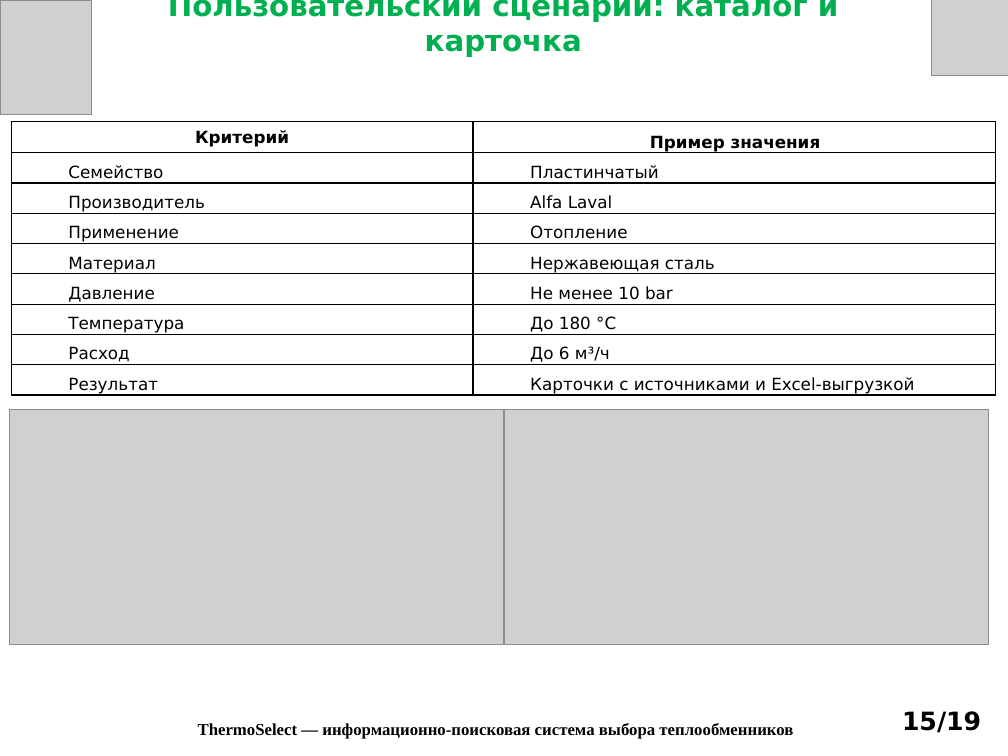
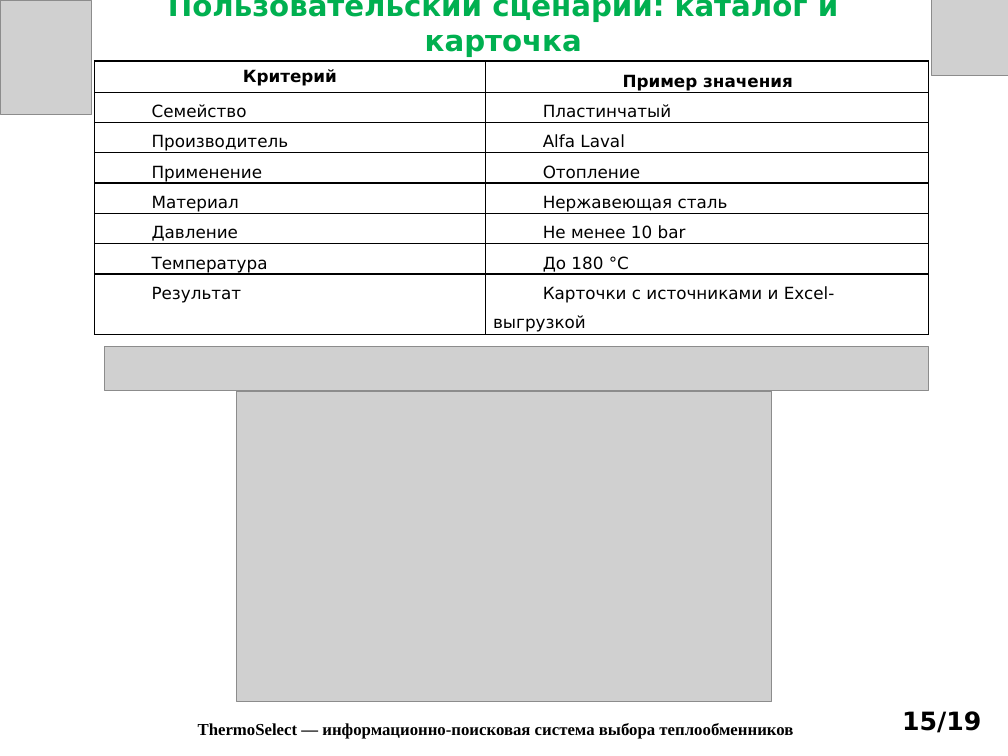
Before and after one commit to Bruh9797/Practice, a slide deck: slide 15 of Презентация_к_защите_ThermoSelect.pptx. Drawn at 1008x756 pixels with LibreOffice and Linux fonts; fonts in the diff are those of the drawing; grey boxes stand for pictures. Boxes give left, top, right and bottom in pixels: in the first picture for what was removed or moved away, otherwise in the second. Text is boxed around its words. In the diff, an @@ line names an element or a change of style, - is before the commit and + after.

```diff
--- a/Презентация_к_защите_ThermoSelect.pptx
+++ b/Презентация_к_защите_ThermoSelect.pptx
@@ table at (95,60,928,364) @@
-row 8: Расход | До 6 м³/ч
@@ table: place and size @@
-table at (11,121,995,399)
+table at (95,60,928,364)
@@ picture added at (105,346,928,390) @@
@@ picture: place and size @@
-picture at (9,409,503,644)
+picture at (236,391,772,702)
@@ picture removed at (504,409,988,644) @@
```
Also in this commit, not shown: 16 other slides changed.
